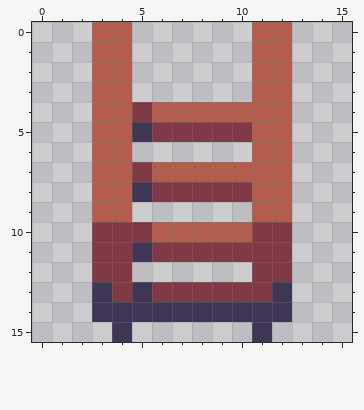
Pixel-art sprite, stored at assets/sprites/ladder.png. That is the earlier state.
The file is 32x32 pixels, drawn in blocks of 2x2; one block is one cell here.
And afterwards:
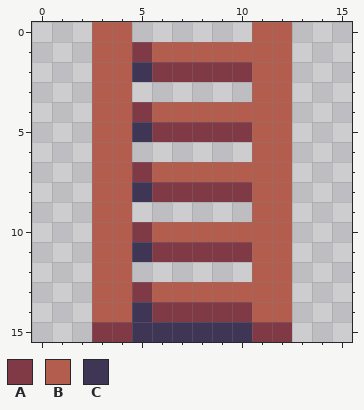
Palette (. is transparent): A #803a46  B #b25d4d  C #3f3656
Edits made:
y 1: x 5..10 ...... -> ABBBBB
y 2: x 5..10 ...... -> CAAAAA
y 10..12: x 3..4 AA -> BB; x 11..12 AA -> BB
y 13: x 3..12 CACAAAAAAC -> BBABBBBBBB
y 14: x 3..4 CC -> BB; x 6..12 CCCCCCC -> AAAAABB
y 15: x 3..12 .C......C. -> AACCCCCCAA
